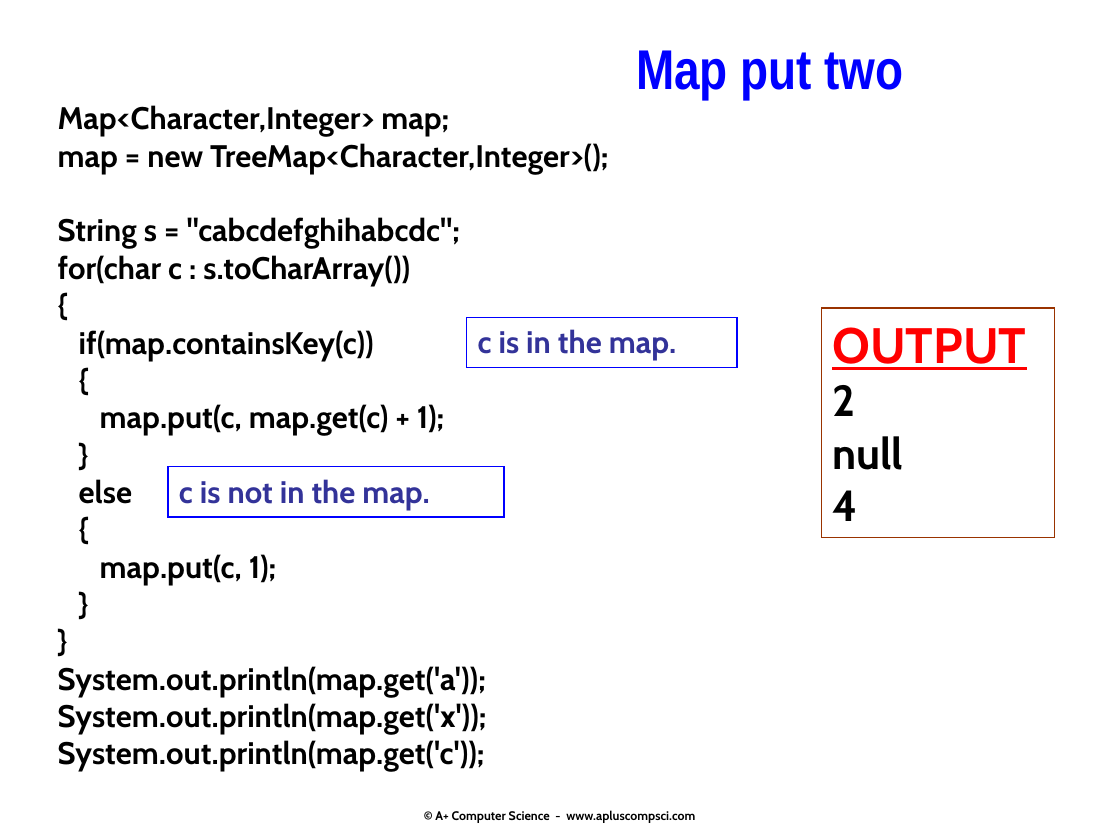
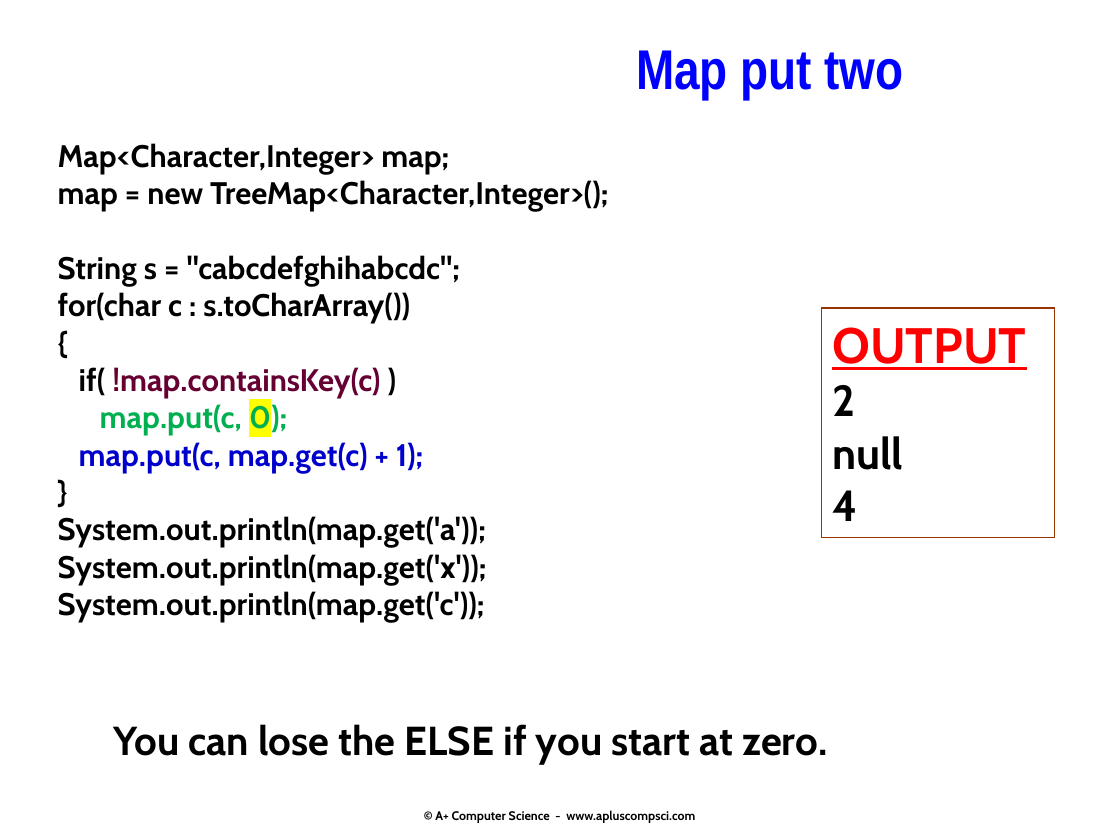
Before and after one commit to Cy-FairCS/cs3, a slide deck: slide 16 of u05b_maps/notes/8.maps.pptx (slide 18 before the commit). Drawn at 1120x840 pixels with LibreOffice and Linux fonts; fonts in the diff are those of the drawing. Boxes give left, top, right and bottom in pixels: in the first picture for what was removed or moved away, otherwise in the second. Text is boxed around its words. In the diff, an @@ line names an element or a change of style, - is before the commit and + after.

```diff
--- a/u05b_maps/notes/8.maps.pptx
+++ b/u05b_maps/notes/8.maps.pptx
@@ text "Map<Character,Integer> map;" moved from (x1=58, y1=105, x2=608, y2=772) to (x1=58, y1=143, x2=608, y2=622) @@
@@ rectangle removed at (x1=467, y1=317, x2=738, y2=367) @@
-c is in the map.
@@ text at (x1=79, y1=367, x2=380, y2=436): text changed; text colour #000000 to #660033 @@
-if(map.containsKey(c))
-{
+if( !map.containsKey(c) )
+map.put(c, 0);
@@ text at (x1=79, y1=442, x2=424, y2=473): text colour #000000 to #0000CC in "map.put(c, map.get(c) + 1);" @@
@@ text at (x1=79, y1=479, x2=277, y2=585): paragraphs removed @@
-}
-else
-{
-map.put(c, 1);
-}
@@ rectangle removed at (x1=168, y1=467, x2=504, y2=517) @@
-c is not in the map.
@@ text added at (x1=114, y1=724, x2=827, y2=764), 26 pt, text #000000, bold @@
+You can lose the ELSE if you start at zero.
```
Also in this commit, not shown: 10 other slides changed, 9 slides added, 6 slides removed, 1 other file.
